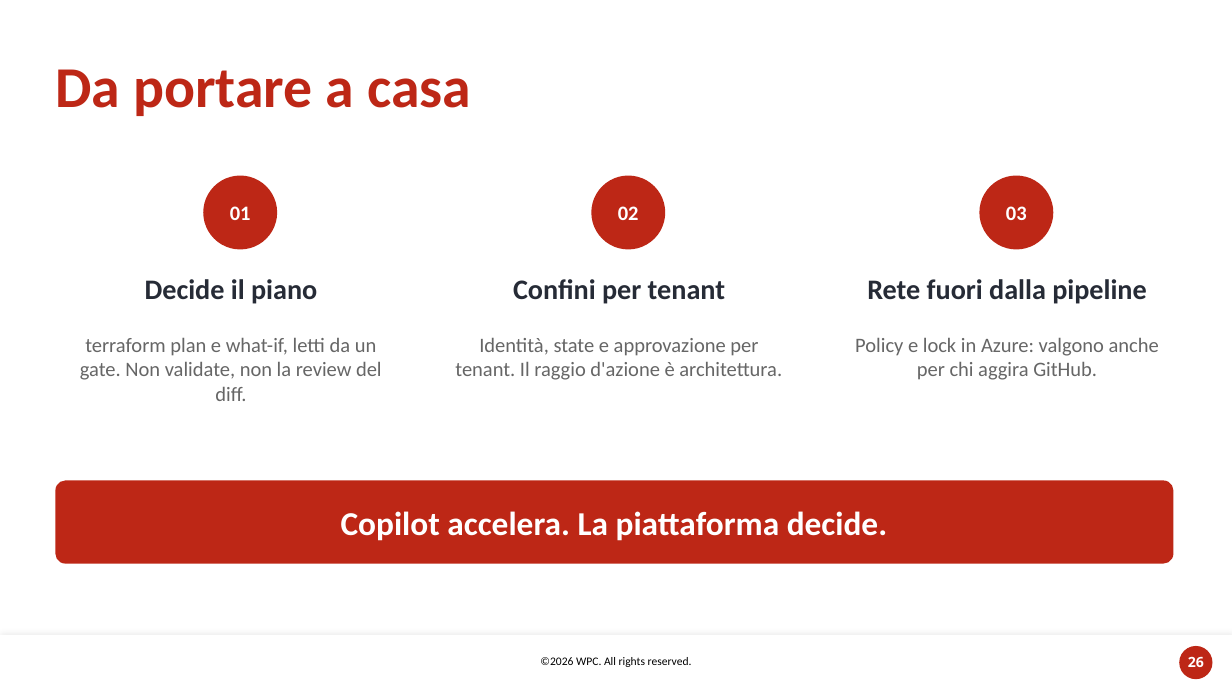
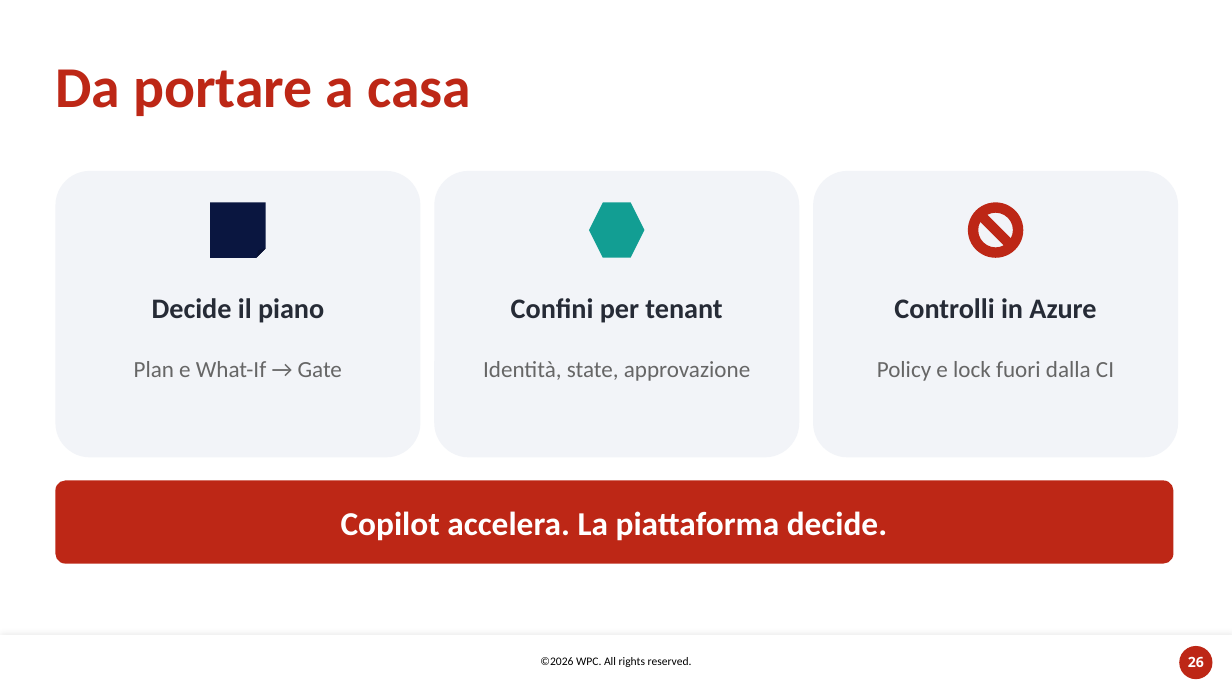
Before and after one commit to carlosacchi/wpc-2026, a slide deck: slide 26 of docs/session/out/WPC2026-Copilot-sotto-controllo.pptx. Drawn at 1232x693 pixels with LibreOffice and Linux fonts; fonts in the diff are those of the drawing; background and template pictures are left out. Boxes give left, top, right and bottom in pixels: in the first picture for what was removed or moved away, otherwise in the second. Text is boxed around its words. In the diff, an @@ line names an element or a change of style, - is before the commit and + after.

```diff
--- a/docs/session/out/WPC2026-Copilot-sotto-controllo.pptx
+++ b/docs/session/out/WPC2026-Copilot-sotto-controllo.pptx
@@ rounded rectangle added at <box>55,171,421,457</box>, fill #F2F4F8 @@
@@ ellipse removed at <box>203,176,277,250</box> @@
-01
@@ rounded rectangle added at <box>434,171,799,457</box>, fill #F2F4F8 @@
@@ ellipse removed at <box>592,176,665,250</box> @@
-02
@@ rounded rectangle added at <box>813,171,1178,457</box>, fill #F2F4F8 @@
@@ ellipse removed at <box>980,176,1054,250</box> @@
-03
@@ folded corner added at <box>210,202,265,258</box>, fill #0A1640 @@
@@ hexagon added at <box>589,202,644,258</box>, fill #129E93 @@
@@ no-entry sign added at <box>968,202,1023,258</box>, fill #BD2716 @@
@@ text "Decide il piano" at <box>152,298,324,323</box>: vertical alignment top to middle @@
@@ text "Decide il piano": place and size @@
-text "Decide il piano" at <box>145,279,317,304</box>
+text "Decide il piano" at <box>152,298,324,323</box>
@@ text "Confini per tenant" at <box>511,298,722,323</box>: vertical alignment top to middle @@
@@ text removed at <box>867,279,1146,304</box> @@
-Rete fuori dalla pipeline
@@ text added at <box>894,298,1096,318</box>, 22 pt, text #262B36, bold @@
+Controlli in Azure
@@ text at <box>134,361,342,377</box>: text changed; size 16 to 18 pt @@
-terraform plan e what-if, letti da un gate. Non validate, non la review del diff.
+Plan e What-If → Gate
@@ text at <box>483,361,750,381</box>: text changed; size 16 to 18 pt @@
-Identità, state e approvazione per tenant. Il raggio d'azione è architettura.
+Identità, state, approvazione
@@ text at <box>877,361,1114,381</box>: text changed; size 16 to 18 pt @@
-Policy e lock in Azure: valgono anche per chi aggira GitHub.
+Policy e lock fuori dalla CI
```
Also in this commit, not shown: 12 other slides changed, 6 slides added, 5 slides removed, 4 other files.
